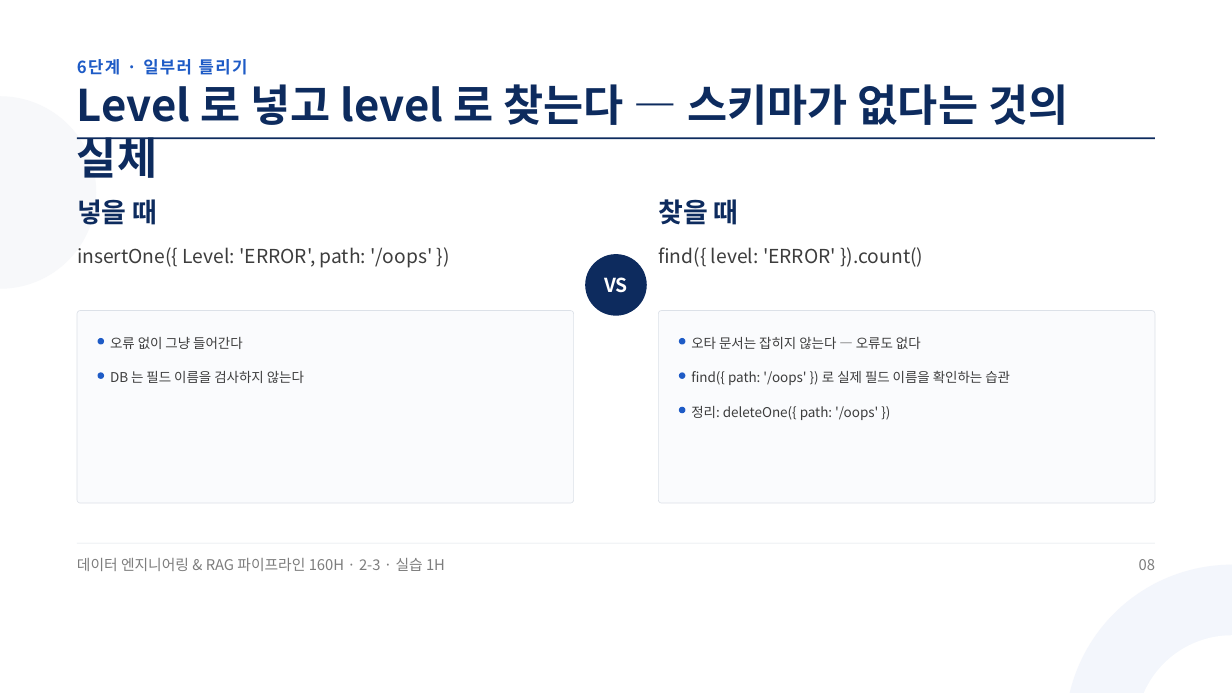
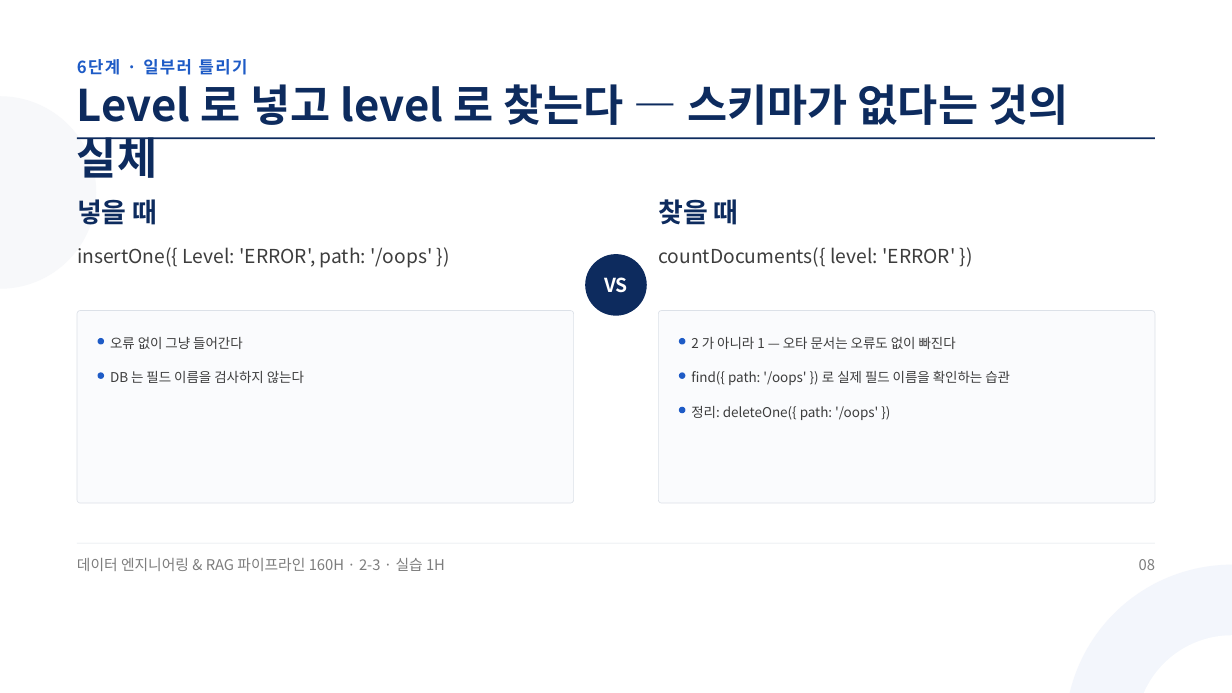
Before and after one commit to aebonlee/materials, a slide deck: slide 8 of data-eng/decks/w2d3s2.pptx. Drawn at 1232x693 pixels with LibreOffice and Linux fonts; fonts in the diff are those of the drawing. Boxes give left, top, right and bottom in pixels: in the first picture for what was removed or moved away, otherwise in the second. Text is boxed around its words. In the diff, an @@ line names an element or a change of style, - is before the commit and + after.

```diff
--- a/data-eng/decks/w2d3s2.pptx
+++ b/data-eng/decks/w2d3s2.pptx
@@ text at [658, 247, 955, 267]: text changed @@
-find({ level: 'ERROR' }).count()
+countDocuments({ level: 'ERROR' })
@@ text at [691, 337, 956, 349]: text changed @@
-오타 문서는 잡히지 않는다 — 오류도 없다
+2 가 아니라 1 — 오타 문서는 오류도 없이 빠진다
```
Also in this commit, not shown: 4 other slides changed, 9 other files.
